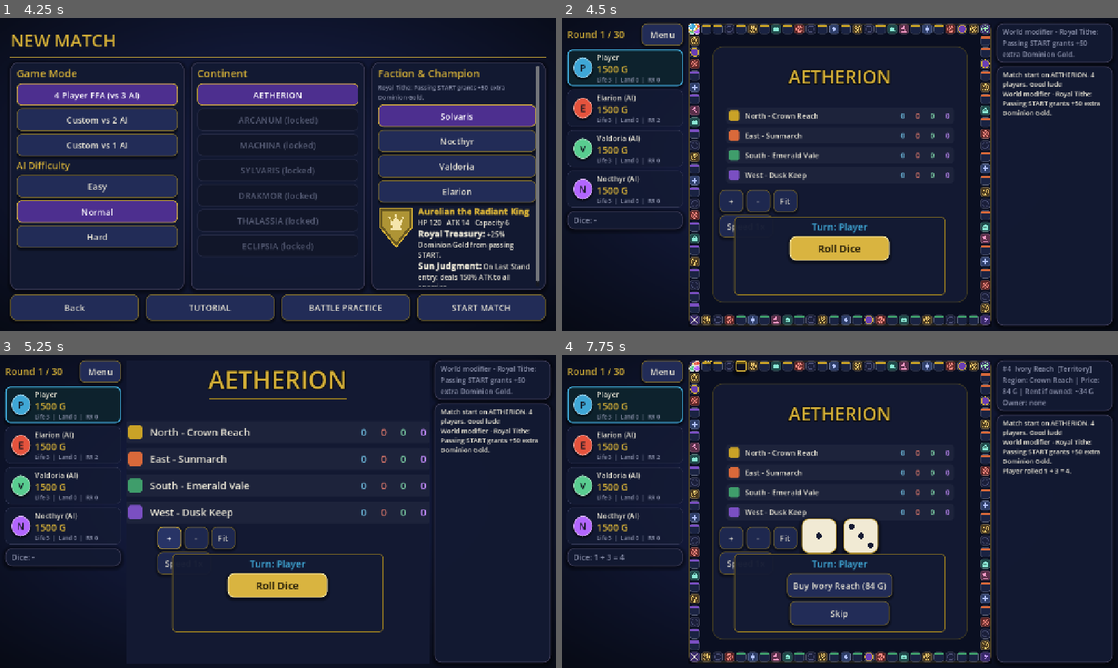
Above: before the commit, frames 1-4 (two rows, left to right).
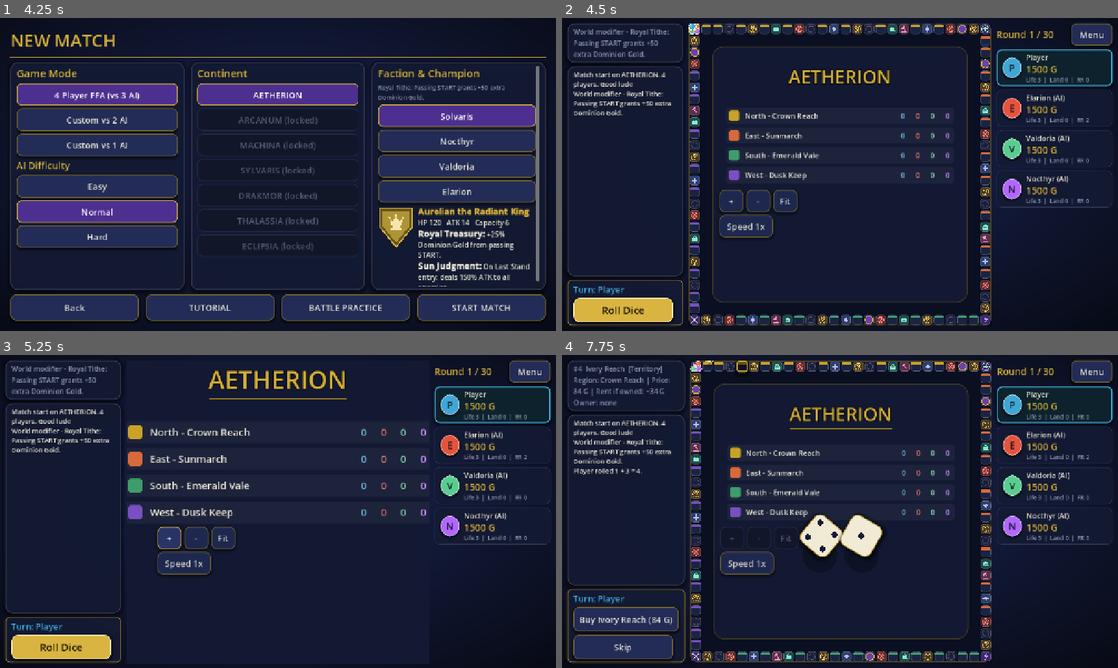
Above: after the commit, the same moments.

Repository: regi4nt/MultiverseDominion
Game: Godot game, scene res://scenes/main_menu/main_menu.tscn
The game is run twice, just before and just after one commit, with the same random seed, the same clock (stepped at 60 frames per second) and the same inputs.
Inputs:
- Up to frame 1 (4.25 s): click "NEW MATCH" at 0.5 s; click "Easy" at 1.25 s; click "Easy" at 2 s; click "Normal" at 2.75 s; click "Normal" at 3.5 s
- Up to frame 2 (4.5 s): click "START MATCH" at 4.25 s
- Up to frame 3 (5.25 s): click "+" at 5 s
- Up to frame 4 (7.75 s): click "-" at 5.75 s; click "Fit" at 6.5 s; click "Roll Dice" at 7.25 s

Frame 1 is identical in both runs. In frame 2, 13% of the frame differs, in the area x 0-100%, y 1-99%; in frame 3, 13%; in frame 4, 23%.

Commit message:
up

Diff:
--- a/scripts/managers/save_manager.gd
+++ b/scripts/managers/save_manager.gd
@@ -21,7 +21,7 @@
 	return {
 		"version": SAVE_VERSION,
 		"profile": {"name": "Player", "level": 1, "xp": 0, "tutorial_done": false},
-		"settings": {"master_volume": 0.8, "default_difficulty": "normal", "sfx": true, "check_updates": true},
+		"settings": {"master_volume": 0.8, "default_difficulty": "normal", "sfx": true, "check_updates": true, "skipped_update": ""},
 		"campaign": {"progress": 0},  # TODO (Phase 6): Story Campaign
 		"unlocked_continents": ["aetherion"],
 		"unlocked_factions": ["solvaris", "nocthyr", "valdoria", "elarion"],
--- a/scripts/systems/update_check.gd
+++ b/scripts/systems/update_check.gd
@@ -5,12 +5,18 @@
 ## Release asset: MultiverseDominion.apk. Version = ProjectSettings application/config/version (set by CI).
 
 signal update_available(version: String, apk_url: String, notes: String)
+## Always fires once per check(): status = "available" | "current" | "error" (offline, rate limit, no release yet).
+## Lets the caller retry later after an error (the menu) or tell the player what happened (Settings).
+signal check_finished(status: String, info: Dictionary)
 
 const REPO := "regi4nt/MultiverseDominion"
 const API := "https://api.github.com/repos/%s/releases/latest"
 const PAGE := "https://github.com/%s/releases/latest"
+const APK_NAME := "MultiverseDominion.apk"
+const NOTES_MAX := 360
 
 var _http: HTTPRequest
+var _done: bool = false
 
 
 static func current_version() -> String:
@@ -42,17 +48,96 @@
 
 
 ## Picks the data we need out of a GitHub "latest release" JSON. Returns {} when there is no usable APK.
+## Prefers the asset named exactly MultiverseDominion.apk (so a stray extra .apk can never be picked).
 static func parse_release(rel: Variant) -> Dictionary:
 	if not (rel is Dictionary):
 		return {}
 	var url := ""
+	var fallback := ""
 	for asset in rel.get("assets", []):
-		if asset is Dictionary and str(asset.get("name", "")).ends_with(".apk"):
-			url = str(asset.get("browser_download_url", ""))
+		if not (asset is Dictionary):
+			continue
+		var asset_name := str(asset.get("name", ""))
+		if not asset_name.ends_with(".apk"):
+			continue
+		var u := str(asset.get("browser_download_url", ""))
+		if u == "":
+			continue
+		if asset_name == APK_NAME:
+			url = u
 			break
-	if url == "" or str(rel.get("tag_name", "")) == "":
+		if fallback == "":
+			fallback = u
+	if url == "":
+		url = fallback
+	var tag = rel.get("tag_name", "")
+	if url == "" or tag == null or str(tag) == "":
 		return {}
-	return {"version": str(rel["tag_name"]).trim_prefix("v"), "apk_url": url, "notes": str(rel.get("body", ""))}
+	var body = rel.get("body", "")  # JSON null (a release without notes) must not become the text "<null>"
+	var page = rel.get("html_url", "")
+	return {
+		"version": str(tag).trim_prefix("v"),
+		"apk_url": url,
+		"notes": "" if body == null else str(body),
+		"page_url": (PAGE % REPO) if (page == null or str(page) == "") else str(page),
+	}
+
+
+## GitHub's auto-generated notes ("## What's Changed", "* Fix x by @user in https://...", "**Full Changelog**: ...")
+## turned into a few readable lines, cut at a line boundary instead of in the middle of a word.
+static func clean_notes(body: String, max_chars: int = NOTES_MAX) -> String:
+	var lines: Array[String] = []
+	for raw in body.replace("\r", "").split("\n"):
+		var l := raw.strip_edges()
+		if l == "" or l.begins_with("#") or l.to_lower().begins_with("**full changelog") or l.to_lower().begins_with("full changelog"):
+			continue
+		if l.begins_with("* ") or l.begins_with("- "):
+			l = "- " + l.substr(2)
+		var by := l.find(" by @")
+		if by > 0:
+			l = l.substr(0, by)
+		lines.append(l)
+	var out := ""
+	for l in lines:
+		var next: String = l if out == "" else out + "\n" + l
+		if next.length() > max_chars:
+			out += "\n..." if out != "" else l.left(max_chars) + "..."
+			break
+		out = next
+	return out
+
+
+## "Skip this version": remembered in the save so the automatic check stays quiet until a NEWER version appears.
+static func is_skipped(version: String) -> bool:
+	var sk = SaveManager.get_setting("skipped_update")
+	return sk != null and str(sk) == version
+
+
+## The update dialog, shared by the main menu (automatic) and Settings (manual). `can_skip` adds "Skip this version".
+static func show_dialog(parent: Node, info: Dictionary, can_skip: bool) -> void:
+	var version := String(info.get("version", ""))
+	var dlg := ConfirmationDialog.new()
+	dlg.title = "Update available"
+	var notes := clean_notes(String(info.get("notes", "")))
+	dlg.dialog_text = "Version %s is available (you have %s).%s\n\nDownload it, then open the downloaded file to install.\nIf Android asks, allow installing from this source." % [
+		version, current_version(), ("\n\n" + notes) if notes != "" else ""]
+	dlg.ok_button_text = "Download"
+	dlg.cancel_button_text = "Later"
+	dlg.confirmed.connect(func():
+		# Direct APK link first; if the phone cannot open it, fall back to the release page.
+		if OS.shell_open(String(info.get("apk_url", ""))) != OK:
+			OS.shell_open(String(info.get("page_url", PAGE % REPO))))
+	if can_skip:
+		dlg.add_button("Skip this version", false, "skip")
+		dlg.custom_action.connect(func(action: StringName):
+			if action == &"skip":
+				SaveManager.set_setting("skipped_update", version)
+				dlg.hide())
+	dlg.canceled.connect(dlg.queue_free)
+	dlg.confirmed.connect(dlg.queue_free)
+	dlg.custom_action.connect(func(_a: StringName): dlg.queue_free())
+	parent.add_child(dlg)
+	dlg.popup_centered(Vector2i(600, 380))
 
 
 func check() -> void:
@@ -61,14 +146,37 @@
 	add_child(_http)
 	_http.request_completed.connect(_on_done)
 	if _http.request(API % REPO, PackedStringArray(["Accept: application/vnd.github+json", "User-Agent: MultiverseDominion"])) != OK:
-		queue_free()
+		_finish("error", {})
 
 
 func _on_done(result: int, code: int, _headers: PackedStringArray, body: PackedByteArray) -> void:
-	if result == HTTPRequest.RESULT_SUCCESS and code == 200:
-		var j := JSON.new()
-		if j.parse(body.get_string_from_utf8()) == OK:
-			var rel := parse_release(j.data)
-			if not rel.is_empty() and is_newer(rel["version"], current_version()):
-				update_available.emit(rel["version"], rel["apk_url"], rel["notes"])
-	queue_free()  # any failure (offline, rate limit, no release yet) is silent
+	if result != HTTPRequest.RESULT_SUCCESS:
+		_finish("error", {})  # offline / timeout
+		return
+	if code == 404:
+		_finish("current", {})  # no release published yet: nothing to update to
+		return
+	if code != 200:
+		_finish("error", {})  # 403 / 429 rate limit, 5xx
+		return
+	var j := JSON.new()
+	if j.parse(body.get_string_from_utf8()) != OK:
+		_finish("error", {})
+		return
+	var rel := parse_release(j.data)
+	if rel.is_empty():
+		_finish("current", {})  # a release without an APK is not an update
+	elif is_newer(rel["version"], current_version()):
+		_finish("available", rel)
+	else:
+		_finish("current", rel)
+
+
+func _finish(status: String, info: Dictionary) -> void:
+	if _done:
+		return
+	_done = true
+	if status == "available":
+		update_available.emit(info["version"], info["apk_url"], info["notes"])
+	check_finished.emit(status, info)
+	queue_free()
--- a/scripts/ui/battle_board.gd
+++ b/scripts/ui/battle_board.gd
@@ -113,7 +113,7 @@
 	var root := HBoxContainer.new()
 	root.add_theme_constant_override("separation", 12)
 	margin.add_child(root)
-	# Three columns, like the Territory Board: shop and army | the board in the middle | actions / support cards.
+	# Three columns, like the Territory Board: actions / support cards | the board in the middle | shop and army (sides swapped).
 	var left := VBoxContainer.new()
 	left.custom_minimum_size = Vector2(230, 0)
 	left.size_flags_horizontal = Control.SIZE_EXPAND_FILL
@@ -133,6 +133,9 @@
 	right.size_flags_horizontal = Control.SIZE_EXPAND_FILL
 	right.add_theme_constant_override("separation", 6)
 	root.add_child(right)
+	# Sides swapped: the `right` column is shown on the LEFT and the `left` column on the RIGHT (order: right | board | left).
+	root.move_child(right, 0)
+	root.move_child(left, root.get_child_count() - 1)
 	var head := HBoxContainer.new()
 	left.add_child(head)
 	status_label = UiTheme.make_label("", 17, UiTheme.COL_GOLD)
--- a/scripts/ui/board_view.gd
+++ b/scripts/ui/board_view.gd
@@ -28,12 +28,16 @@
 var _pressing: bool = false
 var _dragged: bool = false
 var _pan_tw: Tween
+var _roll_tw: Tween
+var _roll_t: float = 1.0  # dice tumble progress 0..1 (1 = settled on the real result)
+var _roll_seed: int = 0
 var _inertia_tw: Tween
 var _user_cam: bool = false  # the player moved the camera: the pawn-follow camera must not fight the finger
 var _touches: Dictionary = {}  # finger index -> position (to tell a pinch from a one-finger pan)
 var _pinch_dist: float = 0.0
 var _vel: Vector2 = Vector2.ZERO  # smoothed drag velocity (focus units / s) for the release glide
 var _speed_btn: Button
+var _zoom_btns: Array[Button] = []
 
 
 func _ready() -> void:
@@ -63,6 +67,7 @@
 		b.modulate = Color(1, 1, 1, 0.85)
 		b.pressed.connect(_on_zoom_button.bind(float(spec[1])))
 		bar.add_child(b)
+		_zoom_btns.append(b)
 	_speed_btn = Button.new()
 	_speed_btn.custom_minimum_size = Vector2(124, 52)
 	_speed_btn.size_flags_horizontal = Control.SIZE_SHRINK_BEGIN
@@ -87,7 +92,19 @@
 
 
 ## Zooms so the board point under `pos` (view space) stays under the finger / cursor.
+## Zooming is only possible while the dice are NOT tumbling (the +/-/Fit buttons are disabled meanwhile).
+func _zoom_locked() -> bool:
+	return _roll_t < 1.0
+
+
+func _update_zoom_lock() -> void:
+	for b in _zoom_btns:
+		b.disabled = _zoom_locked()
+
+
 func _zoom_at(factor: float, pos: Vector2) -> void:
+	if _zoom_locked():
+		return
 	_layout()
 	var old_s := minf(size.x, size.y) * zoom
 	var anchor := (pos - _origin) / old_s
@@ -104,6 +121,8 @@
 
 
 func _on_zoom_button(factor: float) -> void:
+	if _zoom_locked():
+		return
 	_kill_camera_tweens()
 	if factor == 0.0:
 		_user_cam = false
@@ -148,11 +167,40 @@
 		_visual_pos[p.id] = float(p.position)
 	ctrl.tiles_changed.connect(queue_redraw)
 	ctrl.players_changed.connect(queue_redraw)
-	ctrl.dice_rolled.connect(func(_a: int, _b: int): queue_redraw())
+	ctrl.dice_rolled.connect(_on_dice_rolled)
 	ctrl.player_moved.connect(_on_player_moved)
 	var cur := ctrl.current_player()
 	if cur != null:
 		focus_tile(cur.position)
+	queue_redraw()
+
+
+## The dice tumble in the middle of the board (the Roll button itself lives in the left panel): they bounce, spin and
+## flick through random faces, then settle on the real result. Rolling again (Reroll Token) simply restarts it.
+func _on_dice_rolled(_a: int, _b: int) -> void:
+	if _roll_tw != null and _roll_tw.is_valid():
+		_roll_tw.kill()
+	if not is_inside_tree():
+		_roll_t = 1.0
+		_update_zoom_lock()
+		queue_redraw()
+		return
+	_roll_seed = randi()
+	_roll_t = 0.0
+	_update_zoom_lock()
+	_roll_tw = create_tween()
+	_roll_tw.tween_method(_set_roll, 0.0, 1.0, 0.65 / speed_mult)
+	_roll_tw.finished.connect(_finish_roll)
+
+
+func _finish_roll() -> void:
+	_roll_t = 1.0
+	_update_zoom_lock()
+	queue_redraw()
+
+
+func _set_roll(t: float) -> void:
+	_roll_t = t
 	queue_redraw()
 
 
@@ -494,14 +542,29 @@
 			var w := font.get_string_size(txt, HORIZONTAL_ALIGNMENT_LEFT, -1, fs).x
 			draw_string(font, Vector2(x - w, y), txt, HORIZONTAL_ALIGNMENT_LEFT, -1, fs, p.color.lightened(0.25))
 			x -= w + _cell * 0.9
-	# Dice with pips
+	# Dice with pips (tumbling while _roll_t < 1)
 	if ctrl.last_dice.x > 0:
+		var rolling := _roll_t < 1.0
+		var decay := 1.0 - _roll_t
 		for i in range(2):
 			var v := ctrl.last_dice.x if i == 0 else ctrl.last_dice.y
 			var d := _cell * 3.0
 			var dr := Rect2(inner.position + Vector2(inner.size.x * 0.5 - _cell * 3.3 + i * _cell * 3.6, _cell * 11.6), Vector2(d, d))
-			_rr(dr, Color("f1ead4"), d * 0.2, Color("b8962e"), 2.0, _cell * 0.4)
-			_draw_pips(dr, v)
+			if not rolling:
+				_rr(dr, Color("f1ead4"), d * 0.2, Color("b8962e"), 2.0, _cell * 0.4)
+				_draw_pips(dr, v)
+				continue
+			v = 1 + posmod(int(_roll_t * 16.0) * 5 + i * 3 + _roll_seed, 6)  # a new random face ~16 times, never the same twice in a row
+			var bounce := absf(sin(_roll_t * PI * 3.0)) * decay  # three hops that die out
+			var sway := sin(_roll_t * 21.0 + float(i) * 2.1) * decay * 0.35
+			var spin := decay * decay * TAU * (1.0 + 0.5 * float(i)) * (1.0 if i == 0 else -1.0)
+			# a soft ground shadow that shrinks while the die is in the air
+			draw_circle(dr.get_center() + Vector2(0, d * 0.55), d * (0.5 - 0.15 * bounce), Color(0, 0, 0, 0.28 * (1.0 - 0.6 * bounce)))
+			draw_set_transform(dr.get_center() + Vector2(sway * _cell, -bounce * _cell * 1.1), spin, Vector2.ONE * (1.0 + 0.12 * bounce))
+			var local := Rect2(Vector2(-d, -d) * 0.5, Vector2(d, d))
+			_rr(local, Color("f1ead4"), d * 0.2, Color("b8962e"), 2.0, _cell * 0.4)
+			_draw_pips(local, v)
+			draw_set_transform(Vector2.ZERO, 0.0, Vector2.ONE)
 
 
 func _draw_pips(dr: Rect2, v: int) -> void:
--- a/scripts/ui/main_menu.gd
+++ b/scripts/ui/main_menu.gd
@@ -68,23 +68,16 @@
 	add_child(_quit_dialog)
 	left.add_child(UiTheme.make_label("v" + UpdateCheck.current_version(), 18, UiTheme.COL_MUTED))
 	if SaveManager.get_setting("check_updates") != false and not GameSession.update_checked and OS.get_name() == "Android":
-		GameSession.update_checked = true
 		var uc := UpdateCheck.new()
 		add_child(uc)
-		uc.update_available.connect(_on_update_available)
+		# Only a conclusive answer counts as "checked": after an offline start the next visit to the menu tries again.
+		uc.check_finished.connect(func(status: String, info: Dictionary):
+			if status == "error":
+				return
+			GameSession.update_checked = true
+			if status == "available" and not UpdateCheck.is_skipped(String(info["version"])):
+				UpdateCheck.show_dialog(self, info, true))
 		uc.check()
-
-
-func _on_update_available(version: String, apk_url: String, notes: String) -> void:
-	var dlg := ConfirmationDialog.new()
-	dlg.title = "Update available"
-	dlg.dialog_text = "Version %s is available (you have %s).\nDownload it now? Open the downloaded file to install.\n\n%s" % [
-		version, UpdateCheck.current_version(), notes.left(300)]
-	dlg.ok_button_text = "Download"
-	dlg.cancel_button_text = "Later"
-	dlg.confirmed.connect(func(): OS.shell_open(apk_url))
-	add_child(dlg)
-	dlg.popup_centered(Vector2i(560, 320))
 
 
 func _show_profile() -> void:
--- a/scripts/ui/settings.gd
+++ b/scripts/ui/settings.gd
@@ -45,6 +45,26 @@
 		upd_btn.text = "Check for updates at start: ON" if on else "Check for updates at start: OFF")
 	box.add_child(upd_btn)
 
+	# Manual check: ignores "skip this version" and always tells the player what happened.
+	var chk_btn := UiTheme.make_button("Check for updates now  (v%s)" % UpdateCheck.current_version(), 52)
+	chk_btn.pressed.connect(func():
+		chk_btn.disabled = true
+		chk_btn.text = "Checking..."
+		var uc := UpdateCheck.new()
+		add_child(uc)
+		uc.check_finished.connect(func(status: String, info: Dictionary):
+			chk_btn.disabled = false
+			match status:
+				"available":
+					chk_btn.text = "Update available: v%s" % info["version"]
+					UpdateCheck.show_dialog(self, info, false)
+				"current":
+					chk_btn.text = "You are up to date (v%s)" % UpdateCheck.current_version()
+				_:
+					chk_btn.text = "Could not check (offline?). Tap to retry")
+		uc.check())
+	box.add_child(chk_btn)
+
 	box.add_child(UiTheme.make_label("Default AI difficulty"))
 	var row := HBoxContainer.new()
 	row.add_theme_constant_override("separation", 8)
--- a/scripts/ui/territory_board.gd
+++ b/scripts/ui/territory_board.gd
@@ -1,12 +1,12 @@
 extends Control
-## Territory Board screen: board in the middle (dice + actions in its centre), players left, log right.
+## Territory Board screen: board in the middle (dice + actions in its centre), log left, players right.
 ## All game rules live in MatchController; this script only displays and forwards input.
 
 var ctrl: MatchController
 var board_view: BoardView
+var _centre: PanelContainer
 var round_label: Label
 var turn_label: Label
-var dice_label: Label
 var player_box: VBoxContainer
 var action_box: HFlowContainer
 var tile_info: Label
@@ -69,7 +69,7 @@
 	root.add_theme_constant_override("separation", 12)
 	margin.add_child(root)
 
-	# Three columns, Monopoly style: players and info | the board in the middle with the dice and actions | log.
+	# Three columns, Monopoly style: log | the board in the middle with the dice and actions | players and info (sides swapped).
 	var left := VBoxContainer.new()
 	left.custom_minimum_size = Vector2(230, 0)
 	left.size_flags_horizontal = Control.SIZE_EXPAND_FILL
@@ -83,7 +83,7 @@
 	arc.size_flags_vertical = Control.SIZE_EXPAND_FILL
 	arc.size_flags_stretch_ratio = 2.6  # 16:9 -> the board gets its full height; extra width goes to the side columns
 	root.add_child(arc)
-	var holder := Control.new()  # square holder: the board fills it, the action panel floats in the board's centre
+	var holder := Control.new()  # square holder: the board fills it
 	arc.add_child(holder)
 	board_view = BoardView.new()
 	board_view.set_anchors_preset(Control.PRESET_FULL_RECT)
@@ -95,6 +95,9 @@
 	right.size_flags_stretch_ratio = 1.0
 	right.add_theme_constant_override("separation", 8)
 	root.add_child(right)
+	# Sides swapped: the `right` column is shown on the LEFT and the `left` column on the RIGHT (order: right | board | left).
+	root.move_child(right, 0)
+	root.move_child(left, root.get_child_count() - 1)
 
 	# --- left column
 	var head := HBoxContainer.new()
@@ -120,12 +123,6 @@
 	player_box.add_theme_constant_override("separation", 8)
 	players_panel.add_child(player_box)
 
-	dice_label = UiTheme.make_label("Dice: -", 18, UiTheme.COL_MUTED)
-	dice_label.autowrap_mode = TextServer.AUTOWRAP_WORD_SMART
-	var dice_panel := PanelContainer.new()
-	dice_panel.add_child(dice_label)
-	left.add_child(dice_panel)
-
 	_hint_panel = PanelContainer.new()  # Tutorial coach (hidden in normal matches)
 	_hint_panel.visible = false
 	_hint_panel.add_theme_stylebox_override("panel", UiTheme.make_box(Color("2a2150"), UiTheme.COL_GOLD, 2, 10))
@@ -140,27 +137,6 @@
 	hide_btn.pressed.connect(func(): _hint_panel.visible = false)
 	hv.add_child(hide_btn)
 
-	# --- centre of the board: whose turn it is + the action buttons (Roll Dice, Buy, Tax / Duel, ...)
-	var centre := PanelContainer.new()
-	centre.anchor_left = 0.15
-	centre.anchor_right = 0.85
-	centre.anchor_top = 0.64
-	centre.anchor_bottom = 0.90
-	centre.grow_vertical = Control.GROW_DIRECTION_END
-	centre.add_theme_stylebox_override("panel", UiTheme.make_box(Color(UiTheme.COL_PANEL, 0.96), UiTheme.COL_GOLD_DIM, 2, 10))
-	holder.add_child(centre)
-	var cv := VBoxContainer.new()
-	cv.add_theme_constant_override("separation", 6)
-	centre.add_child(cv)
-	turn_label = UiTheme.make_label("", 22)
-	turn_label.horizontal_alignment = HORIZONTAL_ALIGNMENT_CENTER
-	cv.add_child(turn_label)
-	action_box = HFlowContainer.new()
-	action_box.alignment = FlowContainer.ALIGNMENT_CENTER
-	action_box.add_theme_constant_override("h_separation", 8)
-	action_box.add_theme_constant_override("v_separation", 8)
-	cv.add_child(action_box)
-
 	# --- right column
 	var info_panel := PanelContainer.new()
 	info_panel.custom_minimum_size = Vector2(0, 84)
@@ -176,6 +152,24 @@
 	log_view.scroll_following = true
 	log_view.add_theme_font_size_override("normal_font_size", 15)
 	log_panel.add_child(log_view)
+
+	# --- bottom of the screen's LEFT column (below the log): whose turn it is + the action buttons
+	# (Roll Dice, Reroll, Move, End Turn, Buy, Tax / Duel, ...). It never floats over the board: only the dice ANIMATION
+	# is drawn inside the map (BoardView).
+	_centre = PanelContainer.new()
+	_centre.add_theme_stylebox_override("panel", UiTheme.make_box(Color(UiTheme.COL_PANEL, 0.96), UiTheme.COL_GOLD_DIM, 2, 10))
+	right.add_child(_centre)  # `right` is the column shown on the left (sides swapped, see above)
+	var cv := VBoxContainer.new()
+	cv.add_theme_constant_override("separation", 6)
+	_centre.add_child(cv)
+	turn_label = UiTheme.make_label("", 20)
+	turn_label.autowrap_mode = TextServer.AUTOWRAP_WORD_SMART
+	cv.add_child(turn_label)
+	action_box = HFlowContainer.new()
+	action_box.alignment = FlowContainer.ALIGNMENT_BEGIN
+	action_box.add_theme_constant_override("h_separation", 8)
+	action_box.add_theme_constant_override("v_separation", 8)
+	cv.add_child(action_box)
 
 
 # ------------------------------------------------------------------ signals
@@ -204,9 +198,8 @@
 	log_view.add_text(text + "\n")
 
 
-func _on_dice(d1: int, d2: int) -> void:
-	Sfx.play("dice")
-	dice_label.text = "Dice: %d + %d = %d%s" % [d1, d2, d1 + d2, "  (DOUBLE)" if d1 == d2 else ""]
+func _on_dice(_d1: int, _d2: int) -> void:
+	Sfx.play("dice")  # the result is shown by the dice animation in the middle of the board (no text line)
 
 
 func _on_moved(pid: int, _from: int, to_i: int, _warped: bool) -> void:
@@ -303,7 +296,7 @@
 		if prompt_text != "":
 			var prompt := UiTheme.make_label(prompt_text, 16, UiTheme.COL_GOLD)
 			prompt.autowrap_mode = TextServer.AUTOWRAP_WORD_SMART
-			prompt.custom_minimum_size.x = 470
+			prompt.custom_minimum_size.x = 230
 			action_box.add_child(prompt)
 		for opt in ctrl.get_decision_options():
 			_add_action(opt["label"], ctrl.decide.bind(opt["id"]), not opt["enabled"])
--- a/tests/update_test.gd
+++ b/tests/update_test.gd
@@ -28,5 +28,23 @@
 	check(p.get("version", "") == "0.7.5" and p.get("apk_url", "") == "https://x/a.apk", "release parsed, APK picked over AAB")
 	check(UpdateCheck.parse_release({"tag_name": "v1", "assets": []}).is_empty(), "release without APK ignored")
 	check(UpdateCheck.parse_release("nope").is_empty(), "non-object ignored")
+	# --- release picking / null-safety
+	var r2 := UpdateCheck.parse_release({"tag_name": "v0.7.9", "body": null, "html_url": "https://x/rel", "assets": [
+		{"name": "other.apk", "browser_download_url": "https://x/other.apk"},
+		{"name": "MultiverseDominion.apk", "browser_download_url": "https://x/main.apk"}]})
+	check(r2.get("apk_url", "") == "https://x/main.apk", "the asset named MultiverseDominion.apk wins over another .apk")
+	check(r2.get("notes", "x") == "", "null release body becomes empty notes, not '<null>'")
+	check(r2.get("page_url", "") == "https://x/rel", "release page url kept for the fallback")
+	check(UpdateCheck.parse_release({"tag_name": null, "assets": [{"name": "a.apk", "browser_download_url": "https://x/a.apk"}]}).is_empty(), "null tag ignored")
+	# --- notes cleanup
+	var raw := "## What's Changed\n* Fix dice by @regi4nt in https://github.com/x/pull/3\n* Faster board by @bob in https://github.com/x/pull/4\n\n**Full Changelog**: https://github.com/x/compare/v1...v2"
+	var cn := UpdateCheck.clean_notes(raw)
+	check(cn == "- Fix dice\n- Faster board", "auto notes cleaned: '%s'" % cn.replace("\n", "|"))
+	check(UpdateCheck.clean_notes("").is_empty(), "empty notes stay empty")
+	var long_notes := ""
+	for i in range(60):
+		long_notes += "* change number %d\n" % i
+	var ln := UpdateCheck.clean_notes(long_notes, 100)
+	check(ln.length() <= 110 and ln.ends_with("..."), "long notes cut at a line boundary")
 	print("UPDATE TEST RESULT: ", "PASS" if failures == 0 else "FAIL (%d)" % failures)
 	get_tree().quit(0 if failures == 0 else 1)
Not shown, changed: BUILD_ANDROID.md
